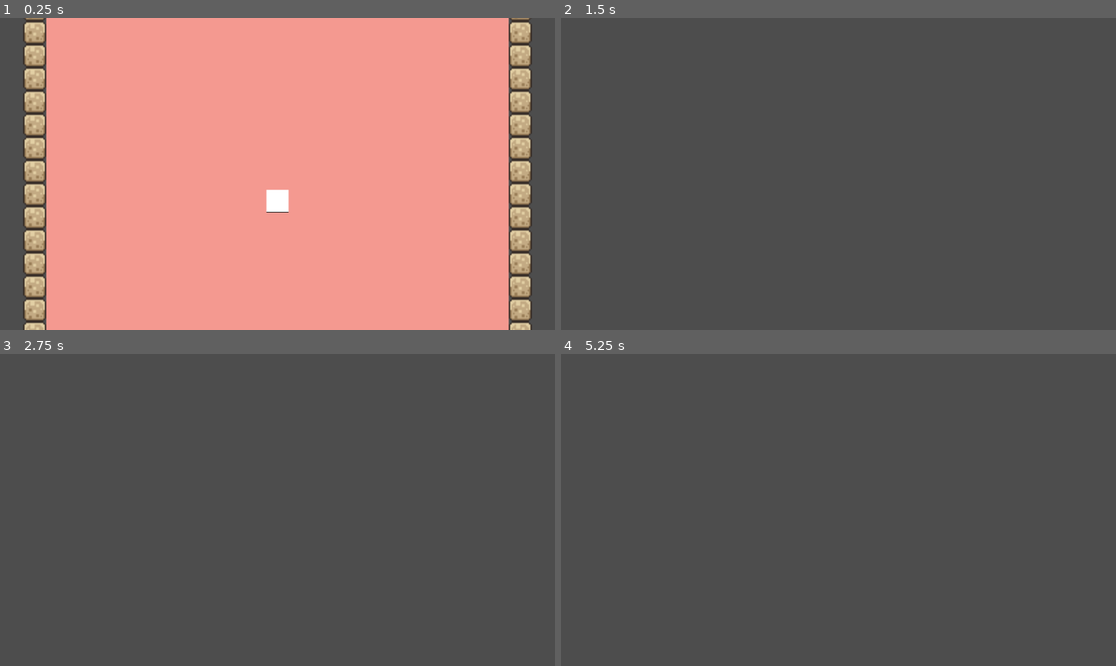
Above: before the commit, frames 1-4 (two rows, left to right).
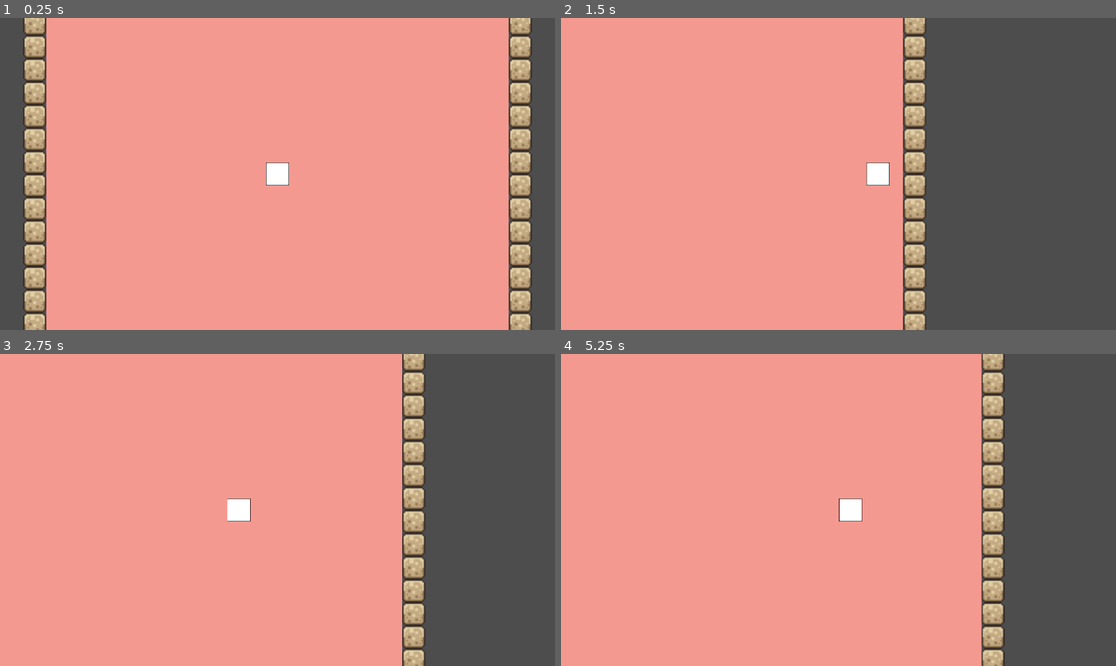
Above: after the commit, the same moments.

Repository: chapmanet/chapmanet-dewildl-godot-game
Game: Godot game, scene res://scenes/game.tscn
The game is run twice, just before and just after one commit, with the same random seed, the same clock (stepped at 60 frames per second) and the same inputs.
Inputs:
- Up to frame 1 (0.25 s): no input
- Up to frame 2 (1.5 s): tap Enter (ui_accept) at 0.5, 0.6, 0.77, 1.07, 1.35 s; hold Right (ui_right) from 0.53 s (still down)
- Up to frame 3 (2.75 s): tap Enter (ui_accept) at 1.52, 1.82, 2.1 s; release Right (ui_right) at 2.03 s; hold Left (ui_left) from 2.03 s (still down)
- Up to frame 4 (5.25 s): release Left (ui_left) at 2.78 s; hold Right (ui_right) 2.78-4.28 s; tap Enter (ui_accept) at 2.85, 3.02, 3.32, 3.6, 3.77, 4.07, 4.35, 4.52, 4.82, 5.1 s; hold Left (ui_left) 4.28-5.03 s; hold Right (ui_right) from 5.03 s (still down)

The runs differ from the first frame. In frame 1, 6.3% of the frame differs, in the area x 4-96%, y 0-100%; in frame 2, 65%; in frame 3, 76%; in frame 4, 80%, in the area x 0-80%, y 0-100%.

Commit message:
fixed player movement to be top-down, added player collision

Diff:
--- a/space-station-game/project.godot
+++ b/space-station-game/project.godot
@@ -15,6 +15,47 @@
 config/features=PackedStringArray("4.4", "GL Compatibility")
 config/icon="res://icon.svg"
 
+[input]
+
+left={
+"deadzone": 0.2,
+"events": [Object(InputEventKey,"resource_local_to_scene":false,"resource_name":"","device":-1,"window_id":0,"alt_pressed":false,"shift_pressed":false,"ctrl_pressed":false,"meta_pressed":false,"pressed":false,"keycode":0,"physical_keycode":4194319,"key_label":0,"unicode":0,"location":0,"echo":false,"script":null)
+, Object(InputEventKey,"resource_local_to_scene":false,"resource_name":"","device":-1,"window_id":0,"alt_pressed":false,"shift_pressed":false,"ctrl_pressed":false,"meta_pressed":false,"pressed":false,"keycode":0,"physical_keycode":65,"key_label":0,"unicode":97,"location":0,"echo":false,"script":null)
+, Object(InputEventKey,"resource_local_to_scene":false,"resource_name":"","device":-1,"window_id":0,"alt_pressed":false,"shift_pressed":false,"ctrl_pressed":false,"meta_pressed":false,"pressed":false,"keycode":0,"physical_keycode":4194442,"key_label":0,"unicode":0,"location":0,"echo":false,"script":null)
+]
+}
+right={
+"deadzone": 0.2,
+"events": [Object(InputEventKey,"resource_local_to_scene":false,"resource_name":"","device":-1,"window_id":0,"alt_pressed":false,"shift_pressed":false,"ctrl_pressed":false,"meta_pressed":false,"pressed":false,"keycode":0,"physical_keycode":4194321,"key_label":0,"unicode":0,"location":0,"echo":false,"script":null)
+, Object(InputEventKey,"resource_local_to_scene":false,"resource_name":"","device":-1,"window_id":0,"alt_pressed":false,"shift_pressed":false,"ctrl_pressed":false,"meta_pressed":false,"pressed":false,"keycode":0,"physical_keycode":68,"key_label":0,"unicode":100,"location":0,"echo":false,"script":null)
+, Object(InputEventKey,"resource_local_to_scene":false,"resource_name":"","device":-1,"window_id":0,"alt_pressed":false,"shift_pressed":false,"ctrl_pressed":false,"meta_pressed":false,"pressed":false,"keycode":0,"physical_keycode":4194444,"key_label":0,"unicode":0,"location":0,"echo":false,"script":null)
+]
+}
+up={
+"deadzone": 0.2,
+"events": [Object(InputEventKey,"resource_local_to_scene":false,"resource_name":"","device":-1,"window_id":0,"alt_pressed":false,"shift_pressed":false,"ctrl_pressed":false,"meta_pressed":false,"pressed":false,"keycode":0,"physical_keycode":87,"key_label":0,"unicode":119,"location":0,"echo":false,"script":null)
+, Object(InputEventKey,"resource_local_to_scene":false,"resource_name":"","device":-1,"window_id":0,"alt_pressed":false,"shift_pressed":false,"ctrl_pressed":false,"meta_pressed":false,"pressed":false,"keycode":0,"physical_keycode":4194320,"key_label":0,"unicode":0,"location":0,"echo":false,"script":null)
+, Object(InputEventKey,"resource_local_to_scene":false,"resource_name":"","device":-1,"window_id":0,"alt_pressed":false,"shift_pressed":false,"ctrl_pressed":false,"meta_pressed":false,"pressed":false,"keycode":0,"physical_keycode":4194446,"key_label":0,"unicode":0,"location":0,"echo":false,"script":null)
+]
+}
+down={
+"deadzone": 0.2,
+"events": [Object(InputEventKey,"resource_local_to_scene":false,"resource_name":"","device":-1,"window_id":0,"alt_pressed":false,"shift_pressed":false,"ctrl_pressed":false,"meta_pressed":false,"pressed":false,"keycode":0,"physical_keycode":83,"key_label":0,"unicode":115,"location":0,"echo":false,"script":null)
+, Object(InputEventKey,"resource_local_to_scene":false,"resource_name":"","device":-1,"window_id":0,"alt_pressed":false,"shift_pressed":false,"ctrl_pressed":false,"meta_pressed":false,"pressed":false,"keycode":0,"physical_keycode":4194322,"key_label":0,"unicode":0,"location":0,"echo":false,"script":null)
+, Object(InputEventKey,"resource_local_to_scene":false,"resource_name":"","device":-1,"window_id":0,"alt_pressed":false,"shift_pressed":false,"ctrl_pressed":false,"meta_pressed":false,"pressed":false,"keycode":0,"physical_keycode":4194440,"key_label":0,"unicode":0,"location":0,"echo":false,"script":null)
+]
+}
+interact={
+"deadzone": 0.2,
+"events": [Object(InputEventKey,"resource_local_to_scene":false,"resource_name":"","device":-1,"window_id":0,"alt_pressed":false,"shift_pressed":false,"ctrl_pressed":false,"meta_pressed":false,"pressed":false,"keycode":0,"physical_keycode":69,"key_label":0,"unicode":101,"location":0,"echo":false,"script":null)
+, Object(InputEventKey,"resource_local_to_scene":false,"resource_name":"","device":-1,"window_id":0,"alt_pressed":false,"shift_pressed":false,"ctrl_pressed":false,"meta_pressed":false,"pressed":false,"keycode":0,"physical_keycode":32,"key_label":0,"unicode":32,"location":0,"echo":false,"script":null)
+, Object(InputEventKey,"resource_local_to_scene":false,"resource_name":"","device":-1,"window_id":0,"alt_pressed":false,"shift_pressed":false,"ctrl_pressed":false,"meta_pressed":false,"pressed":false,"keycode":0,"physical_keycode":4194309,"key_label":0,"unicode":0,"location":0,"echo":false,"script":null)
+, Object(InputEventKey,"resource_local_to_scene":false,"resource_name":"","device":-1,"window_id":0,"alt_pressed":false,"shift_pressed":false,"ctrl_pressed":false,"meta_pressed":false,"pressed":false,"keycode":0,"physical_keycode":4194438,"key_label":0,"unicode":0,"location":0,"echo":false,"script":null)
+, Object(InputEventKey,"resource_local_to_scene":false,"resource_name":"","device":-1,"window_id":0,"alt_pressed":false,"shift_pressed":false,"ctrl_pressed":false,"meta_pressed":false,"pressed":false,"keycode":0,"physical_keycode":4194443,"key_label":0,"unicode":0,"location":0,"echo":false,"script":null)
+, Object(InputEventKey,"resource_local_to_scene":false,"resource_name":"","device":-1,"window_id":0,"alt_pressed":false,"shift_pressed":false,"ctrl_pressed":false,"meta_pressed":false,"pressed":false,"keycode":0,"physical_keycode":4194310,"key_label":0,"unicode":0,"location":0,"echo":false,"script":null)
+]
+}
+
 [rendering]
 
 renderer/rendering_method="gl_compatibility"
--- a/space-station-game/scenes/player.gd
+++ b/space-station-game/scenes/player.gd
@@ -1,25 +1,23 @@
 extends CharacterBody2D
 
 
-const SPEED = 300.0
-const JUMP_VELOCITY = -400.0
+const SPEED = 150.0
 
 
 func _physics_process(delta: float) -> void:
-	# Add the gravity.
-	if not is_on_floor():
-		velocity += get_gravity() * delta
-
-	# Handle jump.
-	if Input.is_action_just_pressed("ui_accept") and is_on_floor():
-		velocity.y = JUMP_VELOCITY
-
+	velocity += get_gravity() * delta
 	# Get the input direction and handle the movement/deceleration.
 	# As good practice, you should replace UI actions with custom gameplay actions.
-	var direction := Input.get_axis("ui_left", "ui_right")
-	if direction:
-		velocity.x = direction * SPEED
+	var directionx := Input.get_axis("left", "right")
+	if directionx:
+		velocity.x = directionx * SPEED
 	else:
 		velocity.x = move_toward(velocity.x, 0, SPEED)
 
+	var directiony := Input.get_axis("up", "down")
+	if directiony:
+		velocity.y = directiony * SPEED
+	else:
+		velocity.y = move_toward(velocity.y, 0, SPEED)
+
 	move_and_slide()
--- a/space-station-game/scenes/player.tscn
+++ b/space-station-game/scenes/player.tscn
@@ -1,15 +1,23 @@
-[gd_scene load_steps=3 format=3 uid="uid://bve62kafgwhbh"]
+[gd_scene load_steps=4 format=3 uid="uid://bve62kafgwhbh"]
 
 [ext_resource type="Texture2D" uid="uid://bk8m60dxwnugg" path="res://assets/Untitled drawing.png" id="1_3vyb7"]
 [ext_resource type="Script" uid="uid://chylwify83c5t" path="res://scenes/player.gd" id="1_g2els"]
 
+[sub_resource type="RectangleShape2D" id="RectangleShape2D_g2els"]
+size = Vector2(16, 16)
+
 [node name="Player" type="CharacterBody2D"]
+safe_margin = 0.001
 script = ExtResource("1_g2els")
 
 [node name="Sprite2D" type="Sprite2D" parent="."]
-scale = Vector2(0.0161458, 0.0164062)
+position = Vector2(1.63913e-07, 1.49012e-07)
+scale = Vector2(0.0166667, 0.0166667)
 texture = ExtResource("1_3vyb7")
 
 [node name="Camera2D" type="Camera2D" parent="."]
 zoom = Vector2(3, 3)
 position_smoothing_enabled = true
+
+[node name="CollisionShape2D" type="CollisionShape2D" parent="."]
+shape = SubResource("RectangleShape2D_g2els")
